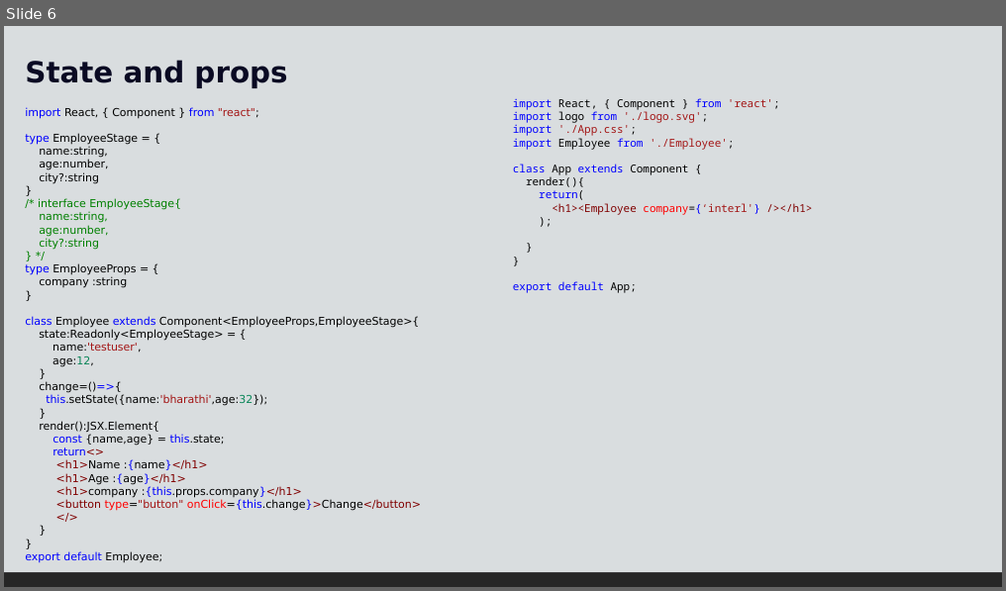
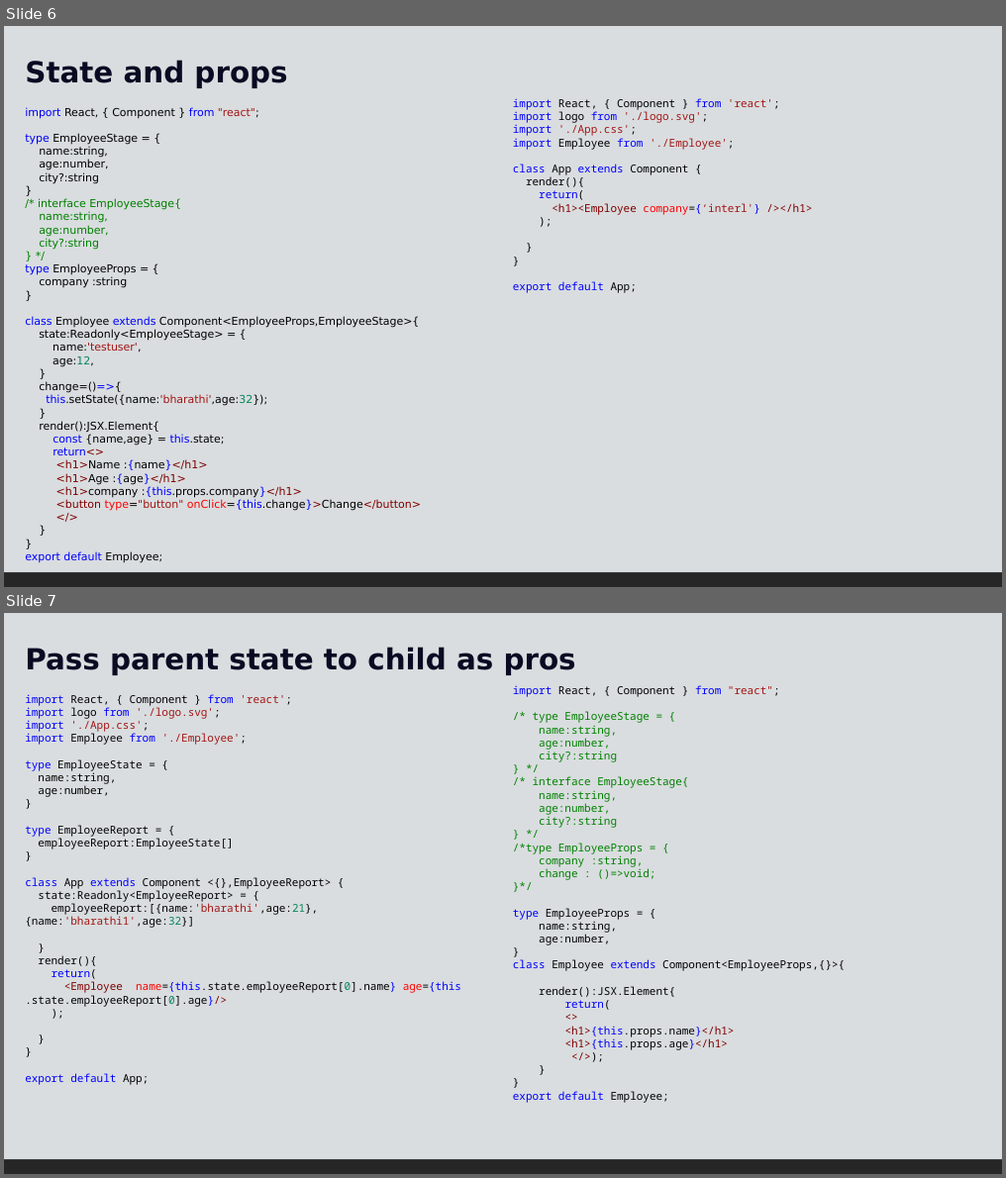
Before and after one commit to bharathi2k6/Learn_React, a slide deck: doc/React-6.pptx. Shown one above the other, each under a label of ours: slide 6 before the commit, slides 6 and 7 after it. The pictures are 1006x591 and 1006x1178 pixels, drawn with LibreOffice and Linux fonts; fonts in the diff are those of the drawing. Boxes give left, top, right and bottom in pixels: in the first picture for what was removed or moved away, otherwise in the second. Text is boxed around its words. In the diff, an @@ line names an element or a change of style, - is before the commit and + after.

Commit message:
new doc react-6

```diff
--- a/doc/React-6.pptx
+++ b/doc/React-6.pptx
@@ slide 7 added at box(4, 613, 1002, 1174), background #FFFFFF; not listed: 1 template element that a slide beside it also shows @@
@@ rectangle added at box(4, 613, 1002, 1159), fill #D9DDDF @@
@@ text added at box(25, 647, 576, 675), 28 pt, text #0A0A23, bold @@
+Pass parent state to child as pros
@@ text added at box(25, 694, 461, 1085), 10.5 pt, text #000000 @@
+import React, { Component } from 'react';
+import logo from './logo.svg';
+import './App.css';
+import Employee from './Employee';
+type EmployeeState = {
+name:string,
+age:number,
+}
+type EmployeeReport = {
+employeeReport:EmployeeState[]
+}
+class App extends Component <{},EmployeeReport> {
+state:Readonly<EmployeeReport> = {
+employeeReport:[{name:'bharathi',age:21},{name:'bharathi1',age:32}]
+}
+render(){
+return(
+<Employee name={this.state.employeeReport[0].name} age={this.state.employeeReport[0].age}/>
+);
+}
+}
+export default App;
@@ text added at box(513, 685, 845, 1103), 10.5 pt, text #008000 @@
+import React, { Component } from "react";
+/* type EmployeeStage = {
+name:string,
+age:number,
+city?:string
+} */
+/* interface EmployeeStage{
+name:string,
+age:number,
+city?:string
+} */
+/*type EmployeeProps = {
+company :string,
+change : ()=>void;
+}*/
+type EmployeeProps = {
+name:string,
+age:number,
+}
+class Employee extends Component<EmployeeProps,{}>{
+render():JSX.Element{
+return(
+<>
+<h1>{this.props.name}</h1>
+<h1>{this.props.age}</h1>
+</>);
+}
+}
+export default Employee;
```
